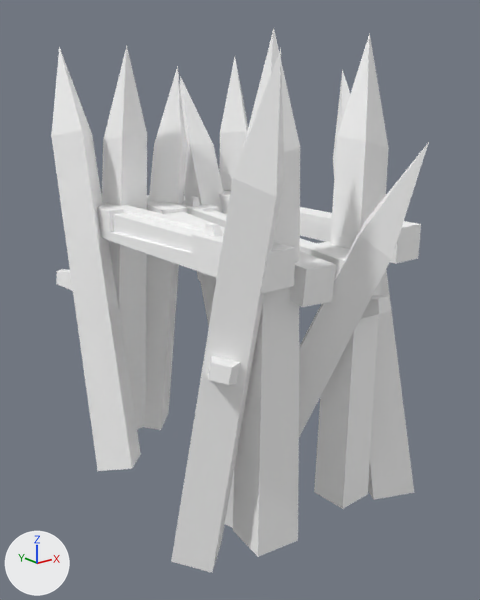
Two versions of the glTF model assets/synty/simple_fantasy/models/SF_Bld_Goblin_Wall_01.glb, one commit apart.
Both versions are drawn from a 50 mm lens placed at (-0.0763, -0.0959, 0.0734), pointed at (0.0002, -0.0002, 0.0351). Every picture has the same lights, and +X, +Y and +Z are marked at lower left.

Objects in the first picture: 'SF_Bld_Goblin_Wall_01'.
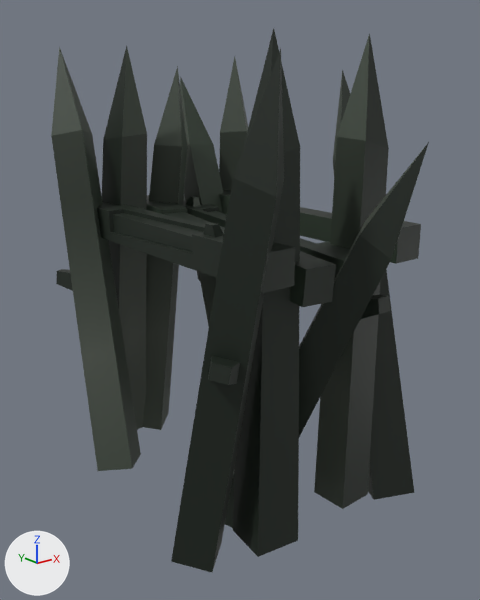
The change, as a list of edits to the scene's bpy script:
```text
Add img_undead_footman_01:
    img_undead_footman_01 = load_image('Undead_Footman_01', '_unpacked/Undead_Footman_01', 512, 512, 'sRGB')
Change mat_lambert2:
    add n3 = _N.new('ShaderNodeMix'); n3.name = 'Mix'
    add n3.data_type = 'RGBA'
    add n3.blend_type = 'MULTIPLY'
    add n3.inputs[0].default_value = 1.0  # 'Factor'
    add n4 = _N.new('ShaderNodeTexImage'); n4.name = 'Image Texture'
    add n4.image = img_undead_footman_01
    where n2 = _N.new('ShaderNodeVertexColor'); n2.name = 'Color Attribute'
    where n0 = _N.new('ShaderNodeBsdfPrincipled'); n0.name = 'Principled BSDF'
    remove _L.new(n2.outputs[0], n0.inputs[0])  # 'Color' to 'Base Color'
    add _L.new(n3.outputs[2], n0.inputs[0])  # 'Result' to 'Base Color'
    add _L.new(n2.outputs[0], n3.inputs[7])  # 'Color' to 'B'
    add _L.new(n4.outputs[0], n3.inputs[6])  # 'Color' to 'A'
```

Boxes [x1, y1, x2, y2] around the edits, measured in the pictures (480 x 600 px):
'SF_Bld_Goblin_Wall_01', surface changed (white to black): [51, 28, 429, 572] in both
